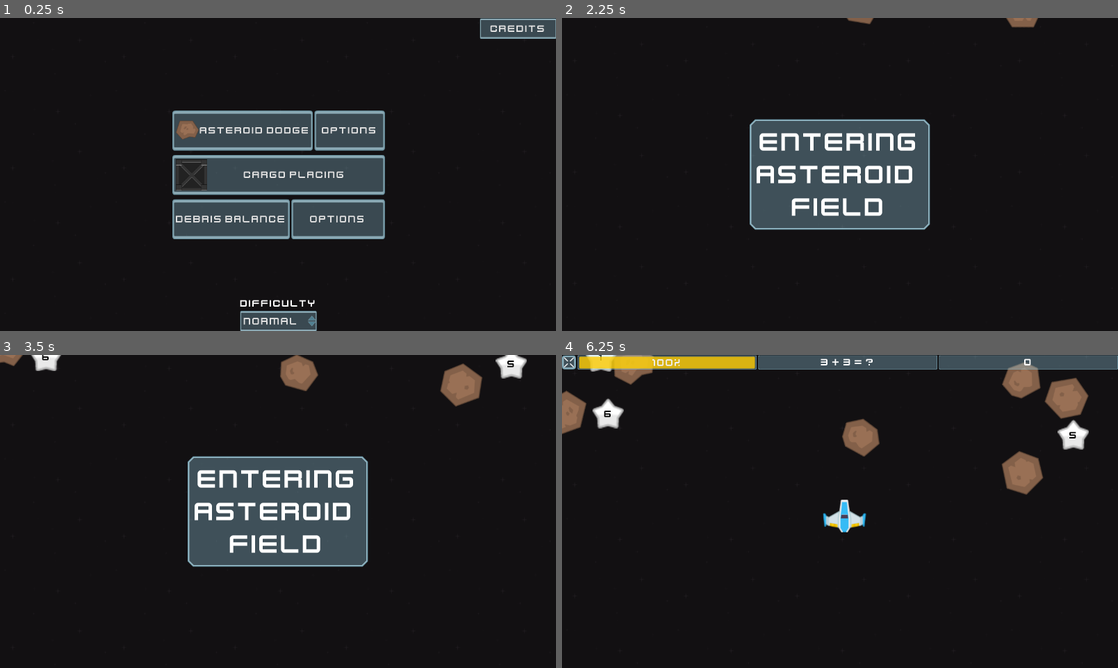
Above: before the commit, frames 1-4 (two rows, left to right).
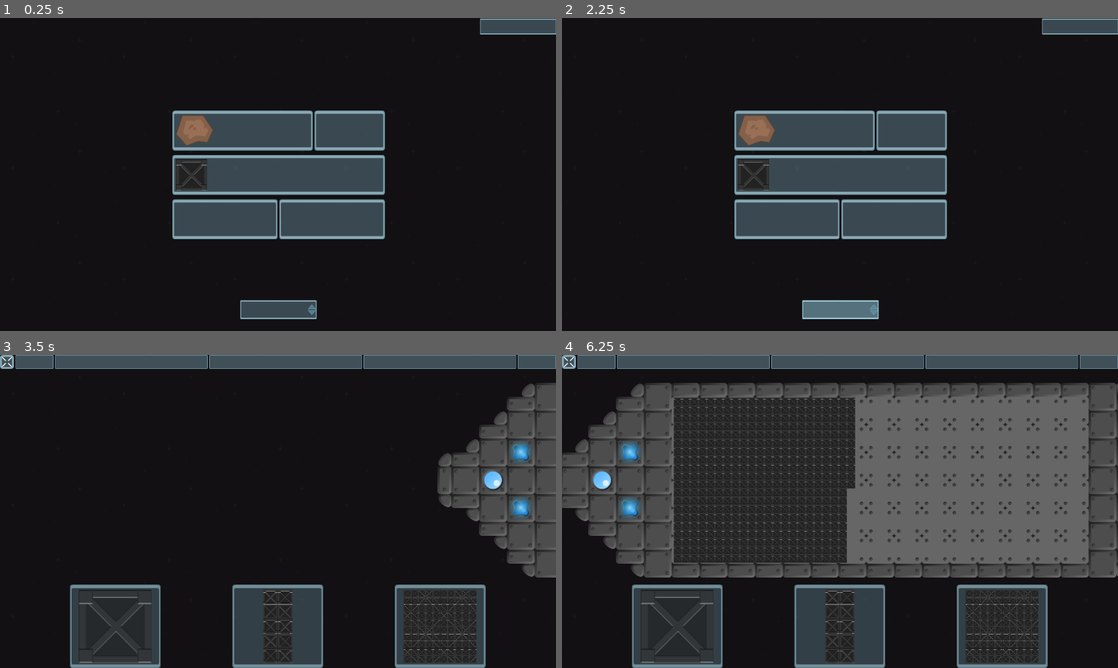
Above: after the commit, the same moments.

Repository: caleb-vincent/space-math
Game: Godot game, scene res://Main.tscn
Same seed, same stepped clock (60 frames per second), same inputs: the game is played once before the commit and once after it.
Inputs (mouse positions are in pixels of both pictures, inside the frame that each line leads up to):
- Up to frame 1 (0.25 s): no input
- Up to frame 2 (2.25 s): click "Normal" at 0.5 s; click "Normal" at 1.25 s; click "Asteroid Dodge" at 2 s
- Up to frame 3 (3.5 s): click (278, 511) at 2.75 s, where only the run after the commit has a clickable "Cargo Placing"
- Up to frame 4 (6.25 s): move the mouse to (962, 495) at 3.52 s; click (962, 495) at 3.6 s; drag from (728, 527) to (812, 574) at 4.27 s; move the mouse to (895, 442) at 5.02 s; click (895, 442) at 5.1 s; drag from (812, 574) to (673, 464) at 5.77 s

The runs differ from the first frame. In frame 1, 2.9% of the frame differs, in the area x 31-100%, y 0-100%; in frame 2, 11%; in frame 3, 36%; in frame 4, 65%, in the area x 0-100%, y 0-100%.

Commit message:
Update font
to something more legible, hopefully.

Diff:
--- a/Cargo/CargoHud.tscn
+++ b/Cargo/CargoHud.tscn
@@ -2,7 +2,7 @@
 
 [ext_resource path="res://assets/PopupStyle_Normal.tres" type="StyleBox" id=1]
 [ext_resource path="res://assets/theme.tres" type="Theme" id=2]
-[ext_resource path="res://assets/kenvector_future.ttf" type="DynamicFontData" id=3]
+[ext_resource path="res://assets/font/Cactron/Cactron-Regular.otf" type="DynamicFontData" id=3]
 [ext_resource path="res://assets/glassButton_close.png" type="Texture" id=4]
 [ext_resource path="res://Cargo/Controls.tscn" type="PackedScene" id=5]
 
--- a/Credits.tscn
+++ b/Credits.tscn
@@ -1,8 +1,8 @@
 [gd_scene load_steps=6 format=2]
 
 [ext_resource path="res://assets/black.png" type="Texture" id=1]
+[ext_resource path="res://assets/font/Cactron/Cactron-Regular.otf" type="DynamicFontData" id=2]
 [ext_resource path="res://assets/glassButton_close.png" type="Texture" id=3]
-[ext_resource path="res://assets/kenvector_future.ttf" type="DynamicFontData" id=4]
 
 [sub_resource type="GDScript" id=1]
 script/source = "extends SubGame
@@ -40,7 +40,7 @@
 
 [sub_resource type="DynamicFont" id=2]
 size = 22
-font_data = ExtResource( 4 )
+font_data = ExtResource( 2 )
 
 [node name="Credits" type="Node"]
 script = SubResource( 1 )
--- a/Debris/DebrisHud.tscn
+++ b/Debris/DebrisHud.tscn
@@ -2,7 +2,7 @@
 
 [ext_resource path="res://assets/PopupStyle_Normal.tres" type="StyleBox" id=1]
 [ext_resource path="res://assets/theme.tres" type="Theme" id=2]
-[ext_resource path="res://assets/kenvector_future.ttf" type="DynamicFontData" id=3]
+[ext_resource path="res://assets/font/Cactron/Cactron-Regular.otf" type="DynamicFontData" id=3]
 [ext_resource path="res://assets/glassButton_close.png" type="Texture" id=4]
 
 [sub_resource type="GDScript" id=1]
--- a/Debris/DebrisPiece.tscn
+++ b/Debris/DebrisPiece.tscn
@@ -8,7 +8,7 @@
 [ext_resource path="res://assets/engine01.png" type="Texture" id=6]
 [ext_resource path="res://assets/rock01.png" type="Texture" id=7]
 [ext_resource path="res://assets/circle_gold_large.png" type="Texture" id=8]
-[ext_resource path="res://assets/kenvector_future.ttf" type="DynamicFontData" id=9]
+[ext_resource path="res://assets/font/Cactron/CactronBold.otf" type="DynamicFontData" id=9]
 
 [sub_resource type="PhysicsMaterial" id=1]
 friction = 0.0
@@ -56,7 +56,8 @@
 radius = 24.0
 
 [sub_resource type="DynamicFont" id=4]
-size = 21
+size = 26
+extra_spacing_char = 4
 font_data = ExtResource( 9 )
 
 [node name="DebrisPiece" type="RigidBody2D"]
--- a/Dodge/Hud.tscn
+++ b/Dodge/Hud.tscn
@@ -1,8 +1,8 @@
 [gd_scene load_steps=8 format=2]
 
 [ext_resource path="res://assets/glassButton_close.png" type="Texture" id=1]
+[ext_resource path="res://assets/font/Cactron/Cactron-Regular.otf" type="DynamicFontData" id=2]
 [ext_resource path="res://assets/theme.tres" type="Theme" id=4]
-[ext_resource path="res://assets/kenvector_future.ttf" type="DynamicFontData" id=6]
 
 [sub_resource type="GDScript" id=1]
 script/source = "extends Control
@@ -77,7 +77,7 @@
 outline_color = Color( 0.486275, 0.662745, 0.717647, 1 )
 extra_spacing_char = -3
 extra_spacing_space = 2
-font_data = ExtResource( 6 )
+font_data = ExtResource( 2 )
 
 [node name="Hud" type="Control"]
 anchor_right = 1.0
@@ -173,16 +173,16 @@
 }
 
 [node name="GameOver" type="PopupPanel" parent="MessageContainer"]
-margin_left = 407.0
-margin_top = 308.0
-margin_right = 873.0
-margin_bottom = 412.0
+margin_left = 531.0
+margin_top = 311.0
+margin_right = 748.0
+margin_bottom = 408.0
 
 [node name="Text" type="Label" parent="MessageContainer/GameOver"]
 margin_left = 16.0
 margin_top = 16.0
-margin_right = 450.0
-margin_bottom = 88.0
+margin_right = 201.0
+margin_bottom = 81.0
 custom_fonts/font = SubResource( 4 )
 text = "GAME OVER"
 align = 1
@@ -193,16 +193,16 @@
 }
 
 [node name="StartingMessage" type="PopupPanel" parent="MessageContainer"]
-margin_left = 432.0
-margin_top = 233.0
-margin_right = 847.0
-margin_bottom = 487.0
+margin_left = 547.0
+margin_top = 243.0
+margin_right = 733.0
+margin_bottom = 476.0
 
 [node name="Text" type="Label" parent="MessageContainer/StartingMessage"]
 margin_left = 16.0
 margin_top = 16.0
-margin_right = 399.0
-margin_bottom = 238.0
+margin_right = 170.0
+margin_bottom = 217.0
 custom_fonts/font = SubResource( 4 )
 text = "ENTERING
 ASTEROID
--- a/assets/theme.tres
+++ b/assets/theme.tres
@@ -1,6 +1,6 @@
 [gd_resource type="Theme" load_steps=16 format=2]
 
-[ext_resource path="res://assets/kenvector_future.ttf" type="DynamicFontData" id=1]
+[ext_resource path="res://assets/font/Cactron/Cactron-Regular.otf" type="DynamicFontData" id=1]
 [ext_resource path="res://assets/ButtonStyleNormal.tres" type="StyleBox" id=2]
 [ext_resource path="res://assets/ButtonStyle_Pressed.tres" type="StyleBox" id=3]
 [ext_resource path="res://assets/ButtonStyle_Disabled.tres" type="StyleBox" id=4]
@@ -95,7 +95,8 @@
 corner_radius_bottom_left = 6
 
 [sub_resource type="DynamicFont" id=7]
-size = 24
+size = 27
+extra_spacing_char = 1
 font_data = ExtResource( 1 )
 
 [resource]
--- a/assets/translation.csv
+++ b/assets/translation.csv
@@ -25,8 +25,7 @@
 "MISSED_MSG","Missed!"
 "OVERLOADED_MSG","Overloaded!"
 "CREDITS_TEXT","Made using the Godot Game Engine
-by
-Caleb Vincent
+by: Caleb Vincent
 caleb-vincent.gitlab.io
 
 with modified assets sourced  from
@@ -35,19 +34,20 @@
 ""Space Shooter (Redux, plus fonts and sounds)""
 and
 “Space Shooter Extension”
-by
-Kenney Vleugels
+by: Kenney Vleugels
 www.kenney.nl
 
 ""Top down 2D Metal box""
-by
-Jelly Bean
+by: Jelly Bean
 opengameart.org/content/top-down-2d-metal-box
 
 ""Spaceship construction blocks""
-by
-Buch
-opengameart.org/users/buch"
+by: Buch
+opengameart.org/users/buch
+
+“Cactron” Font
+By: Nacahua
+https://fontlibrary.org/en/font/cactron"
 "DEBRIS_CANCELING","Debris Balance"
 "DEBRIS_OPENING","Balance equations
 to clear the debris"
Not shown, added: assets/font/Cactron/About Cactron (Read me first!).txt
Not shown, added: assets/font/Cactron/FONTLOG for Cactron.txt
Not shown, added: assets/font/Cactron/OFL-FAQ.txt
Binary file removed: assets/kenvector_future.ttf
Binary file changed: assets/translation.en.translation
